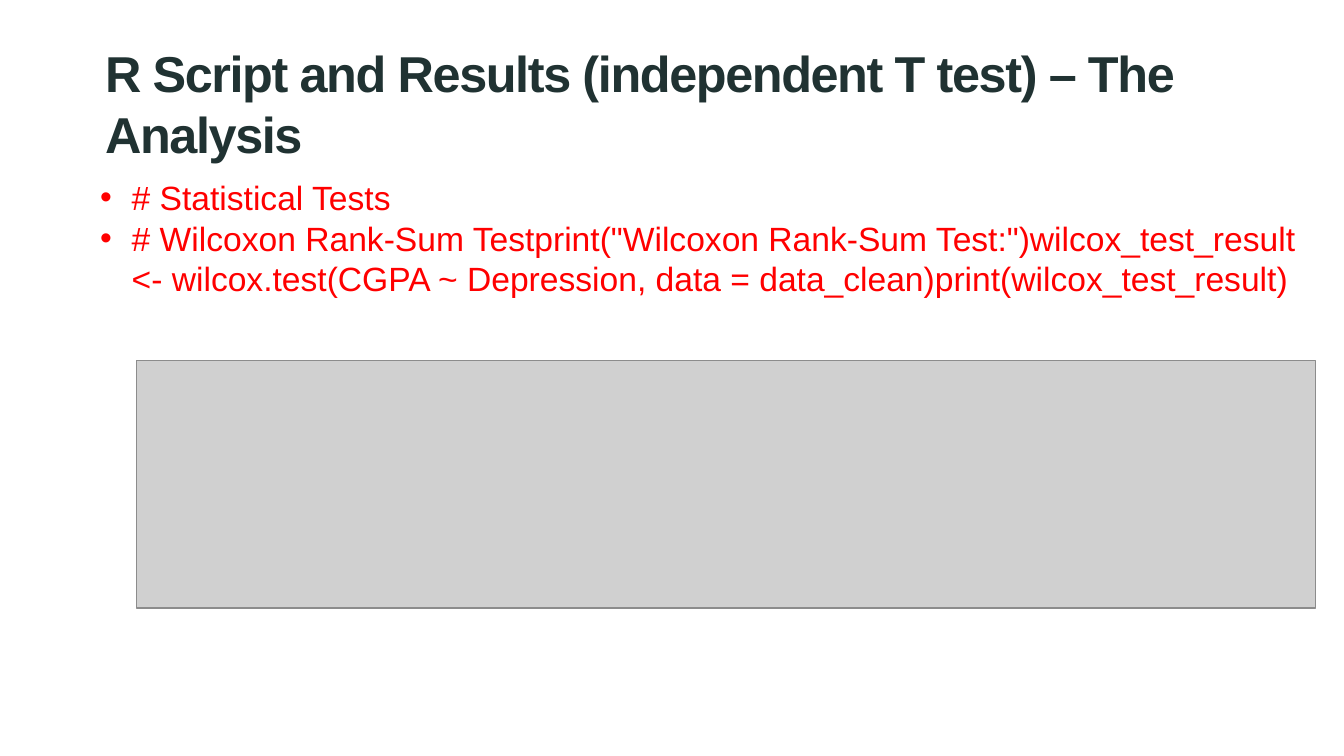
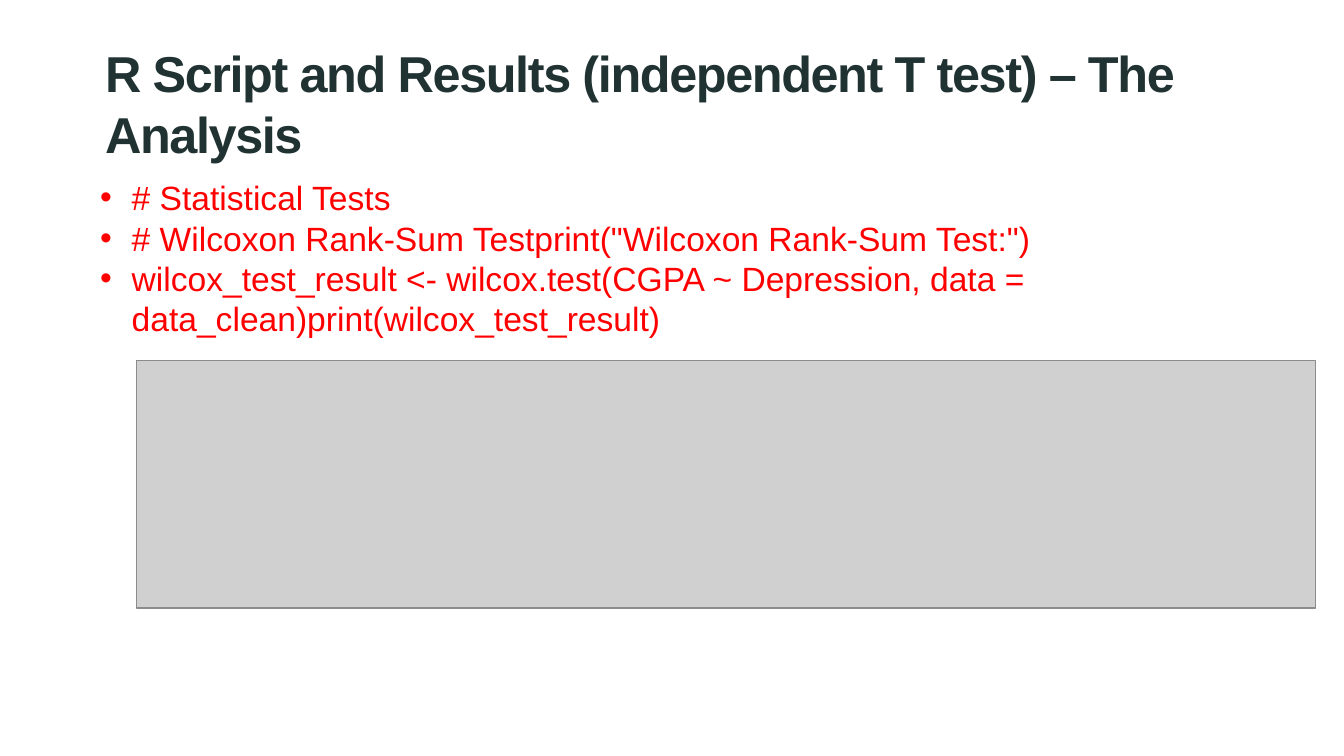
Before and after one commit to Abdoulrasheed/team-research-136, a slide deck: slide 12 of PPT and Documentations/groupA136_vis_and_analysis_student_demo_final_cleaning.pptx. Drawn at 1344x756 pixels with LibreOffice and Linux fonts; fonts in the diff are those of the drawing; grey boxes stand for pictures. Boxes give left, top, right and bottom in pixels: in the first picture for what was removed or moved away, otherwise in the second. Text is boxed around its words. In the diff, an @@ line names an element or a change of style, - is before the commit and + after.

Commit message:
Added latest demo ppt for visualizations and analysis

```diff
--- a/PPT and Documentations/groupA136_vis_and_analysis_student_demo_final_cleaning.pptx
+++ b/PPT and Documentations/groupA136_vis_and_analysis_student_demo_final_cleaning.pptx
@@ text at <box>132,226,1030,338</box>: text changed @@
-• # Wilcoxon Rank-Sum Testprint("Wilcoxon Rank-Sum Test:")wilcox_test_result <- wilcox.test(CGPA ~ Depression, data = data_clean)print(wilcox_test_result)
+• # Wilcoxon Rank-Sum Testprint("Wilcoxon Rank-Sum Test:")
+• wilcox_test_result <- wilcox.test(CGPA ~ Depression, data = data_clean)print(wilcox_test_result)
```
